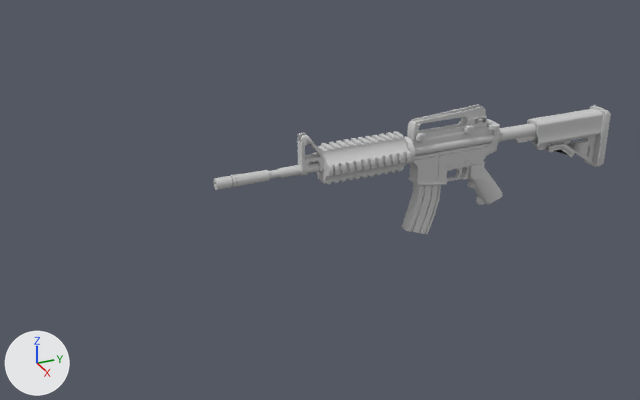
One commit to the FBX model data/models/m4.FBX: the scene before it, then after it.
Before and after are seen from a 50 mm camera at (0.0173, -0.01331, 0.00894) aimed at (-0.00011, -0.00547, 0.00023). The axes (+X, +Y, +Z) are drawn at lower left. The lights are the same throughout. Where no turn or scale is listed for an object, it has been applied to the vertices.

In view in the first picture: 'M4A1_Sopmod_Body', 'M4A1_Sopmod_Iron_Sight', 'M4A1_Sopmod_Magazine'.
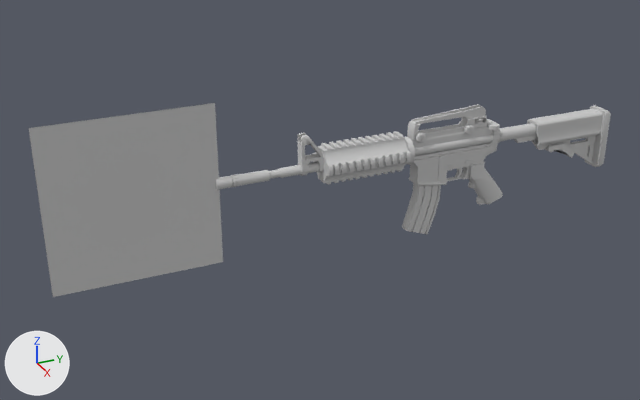
Where the change shows, as pixel boxes (x1, y1, x2, y2) in the pictures (640 x 400 px):
'MuzzleFlash', added: after (29, 103, 223, 297)

Edits to the bpy script that builds the scene:
```text
Add mat_material__35_001:
    mat_material__35_001 = principled_material('Material #35.001')
    mat_material__35_001.base_color = (0.588, 0.588, 0.588)  # light grey #cacaca
    mat_material__35_001.roughness = 0.859
Add me_mesh_003:
    me_mesh_003.from_pydata([(0.0, 0.0019, -0.0019), (0.0, 0.0019, 0.0019), (0.0, -0.0019, -0.0019), (0.0, -0.0019, 0.0019), (0.00003, -0.00191, -0.0019), (0.00003, 0.00191, -0.0019), (0.00003, 0.00191, 0.0019), (0.00003, -0.00191, 0.0019)], [], [(0, 2, 3), (3, 1, 0), (5, 6, 7), (7, 4, 5)])
    me_mesh_003.materials.append(mat_material__35_001)  # light grey #cacaca
Add ob_muzzleflash:
    ob_muzzleflash = bpy.data.objects.new('MuzzleFlash', me_mesh_003)
    ob_muzzleflash.location = (-0.00001, -0.00987, 0.00109)
```
